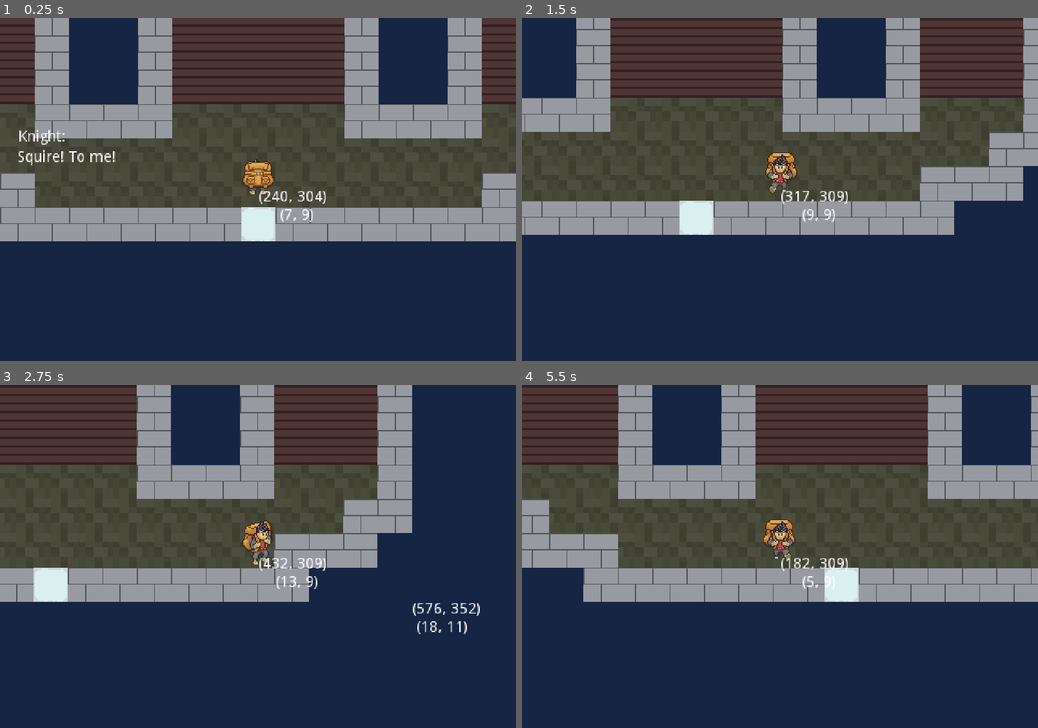
Above: before the commit, frames 1-4 (two rows, left to right).
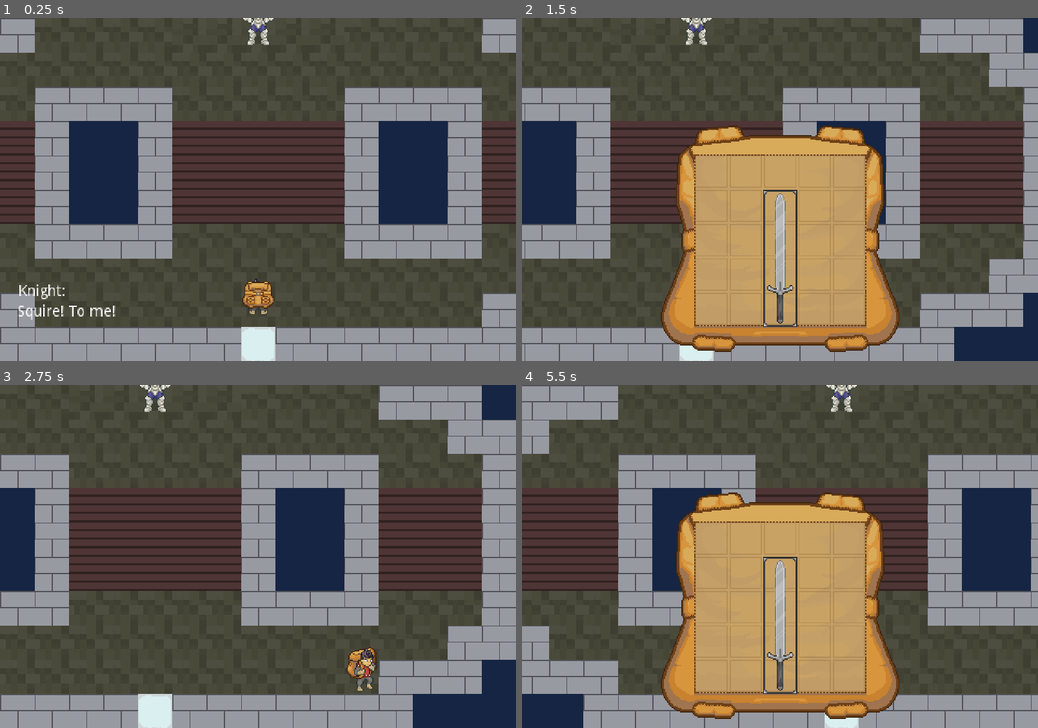
Above: after the commit, the same moments.

Repository: Steaf23/GWJ33
Game: Godot game, scene res://scenes/World.tscn
The game is run twice, just before and just after one commit, with the same random seed, the same clock (stepped at 60 frames per second) and the same inputs.
Inputs (mouse positions are in pixels of both pictures, inside the frame that each line leads up to):
- Up to frame 1 (0.25 s): no input
- Up to frame 2 (1.5 s): tap Enter (ui_accept) at 0.5, 0.77 s; move the mouse to (893, 172) at 0.52 s; press the mouse at (893, 172) at 0.53 s; hold D (ui_right) 0.53-1.28 s; tap E (open_bag) at 0.8, 1.35 s; move the mouse to (676, 206) at 1.27 s; release the mouse at (676, 206) at 1.28 s; hold S (ui_down) from 1.28 s (still down); click (676, 206) at 1.42 s
- Up to frame 3 (2.75 s): tap Enter (ui_accept) at 1.52 s; tap Space (pickup_item) at 1.55 s; move the mouse to (309, 481) at 2.02 s; release S (ui_down) at 2.03 s; hold D (ui_right) from 2.03 s (still down); hold Space (pickup_item) from 2.03 s (still down); click (309, 481) at 2.3 s
- Up to frame 4 (5.5 s): move the mouse to (754, 625) at 2.77 s; release D (ui_right) at 2.78 s; release Space (pickup_item) at 2.78 s; hold W (ui_up) 2.78-3.53 s; click (754, 625) at 2.85 s; tap Enter (ui_accept) at 3.02, 3.77, 4.52 s; tap E (open_bag) at 3.05, 5.3 s; move the mouse to (934, 607) at 3.52 s; hold E (open_bag) 3.53-4.28 s; hold A (ui_left) 3.53-5.03 s; click (934, 607) at 3.67 s; tap Space (pickup_item) at 3.8, 4.35 s; move the mouse to (625, 505) at 4.27 s; click (625, 505) at 4.55 s; move the mouse to (805, 556) at 5.02 s; press the mouse at (805, 556) at 5.03 s; hold S (ui_down) from 5.03 s (still down)

The runs differ from the first frame. In frame 1, 75% of the frame differs, in the area x 0-100%, y 0-100%; in frame 2, 77%; in frame 3, 79%; in frame 4, 79%.

Commit message:
add canvas layers for bag and dialogue

Diff:
--- /dev/null
+++ b/Godot/resources/dialogue_premature_exit.json
@@ -0,0 +1,14 @@
+[
+	[
+	"Knight:",
+	"Saw the look on his face when I pulled out my weapon? No? That's your loss lmao."
+	],
+	[
+	"Knight:",
+	"Uhmm.. Anyways, it's no time to be standing around!",
+	],
+	[
+	"Squire:",
+	"(Yeah, I should look around more to help him out in the next room)"
+	]
+]
--- a/Godot/resources/dialogue_start.json
+++ b/Godot/resources/dialogue_start.json
@@ -23,7 +23,7 @@
 	[
 	"Squire:",
 	"..your hair is great sir.",
-	7
+	3
 	],
 	[
 	"Knight:",
@@ -33,7 +33,7 @@
 	[
 	"Squire:",
 	"...Goblins, sir. It's Goblins.",
-	6
+	3
 	],
 	[
 	"Knight:",
--- a/Godot/scenes/Bag.tscn
+++ b/Godot/scenes/Bag.tscn
@@ -1,10 +1,11 @@
-[gd_scene load_steps=8 format=2]
+[gd_scene load_steps=9 format=2]
 
 [ext_resource path="res://assets/sprites/Tile.png" type="Texture" id=1]
 [ext_resource path="res://assets/sprites/BagInside.png" type="Texture" id=2]
 [ext_resource path="res://scripts/Bag.gd" type="Script" id=3]
 [ext_resource path="res://assets/sprites/Bag_Outside.png" type="Texture" id=4]
 [ext_resource path="res://scenes/HeroEquipment.tscn" type="PackedScene" id=5]
+[ext_resource path="res://scenes/bag_items/SwordBagItem.tscn" type="PackedScene" id=7]
 
 [sub_resource type="TileSet" id=1]
 0/name = "Tile.png 0"
@@ -65,7 +66,7 @@
 [node name="Left" type="Position2D" parent="."]
 position = Vector2( 64, 160 )
 
-[node name="Camera" type="Camera2D" parent="."]
-position = Vector2( 240, 160 )
+[node name="HeroEquipment" parent="." instance=ExtResource( 5 )]
 
-[node name="HeroEquipment" parent="." instance=ExtResource( 5 )]
+[node name="SwordBagItem" parent="." instance=ExtResource( 7 )]
+position = Vector2( 224, 224 )
--- a/Godot/scenes/Dungeon.tscn
+++ b/Godot/scenes/Dungeon.tscn
@@ -1,7 +1,6 @@
-[gd_scene load_steps=5 format=2]
+[gd_scene load_steps=4 format=2]
 
 [ext_resource path="res://scenes/Player.tscn" type="PackedScene" id=1]
-[ext_resource path="res://scenes/RiskHandler.tscn" type="PackedScene" id=2]
 [ext_resource path="res://scripts/Dungeon.gd" type="Script" id=3]
 [ext_resource path="res://scenes/Hero.tscn" type="PackedScene" id=6]
 
@@ -15,5 +14,3 @@
 
 [node name="Player" parent="YSort" instance=ExtResource( 1 )]
 z_index = 100
-
-[node name="RiskHandler" parent="." instance=ExtResource( 2 )]
--- a/Godot/scenes/EquipmentSlot.tscn
+++ b/Godot/scenes/EquipmentSlot.tscn
@@ -1,7 +1,6 @@
-[gd_scene load_steps=5 format=2]
+[gd_scene load_steps=4 format=2]
 
 [ext_resource path="res://scripts/EquipmentSlot.gd" type="Script" id=1]
-[ext_resource path="res://assets/sprites/Ground.png" type="Texture" id=2]
 [ext_resource path="res://assets/sprites/Tile.png" type="Texture" id=3]
 
 [sub_resource type="RectangleShape2D" id=1]
@@ -17,7 +16,6 @@
 texture = ExtResource( 3 )
 
 [node name="Icon" type="Sprite" parent="."]
-texture = ExtResource( 2 )
 centered = false
 offset = Vector2( 0, -8 )
 
--- a/Godot/scenes/Player.tscn
+++ b/Godot/scenes/Player.tscn
@@ -464,14 +464,6 @@
 parameters/Idle/blend_position = Vector2( 0, -0.957055 )
 parameters/Move/blend_position = Vector2( 0, 0 )
 
-[node name="Label" type="Label" parent="."]
-anchor_right = 1.0
-anchor_bottom = 1.0
-align = 1
-__meta__ = {
-"_edit_use_anchors_": false
-}
-
 [node name="Camera" type="Camera2D" parent="."]
 current = true
 script = ExtResource( 3 )
--- a/Godot/scenes/RiskHandler.tscn
+++ /dev/null
@@ -1,8 +0,0 @@
-[gd_scene load_steps=2 format=2]
-
-[ext_resource path="res://scripts/RiskHandler.gd" type="Script" id=2]
-
-[node name="RiskHandler" type="Node2D"]
-script = ExtResource( 2 )
-
-[node name="Sign" type="Sprite" parent="."]
--- a/Godot/scenes/World.tscn
+++ b/Godot/scenes/World.tscn
@@ -11,16 +11,30 @@
 [node name="Dungeon" parent="." instance=ExtResource( 1 )]
 pause_mode = 1
 
-[node name="Bag" parent="." instance=ExtResource( 2 )]
+[node name="BagLayer" type="CanvasLayer" parent="."]
+
+[node name="Bag" parent="BagLayer" instance=ExtResource( 2 )]
 visible = false
+z_index = 1000
 
 [node name="LootTimer" type="Timer" parent="."]
 wait_time = 60.0
 one_shot = true
 
-[node name="Camera2D" type="Camera2D" parent="."]
-position = Vector2( 240, 160 )
-zoom = Vector2( 4, 4 )
+[node name="DialogueLayer" type="CanvasLayer" parent="."]
+
+[node name="ViewportContainer" type="ViewportContainer" parent="."]
+margin_right = 40.0
+margin_bottom = 40.0
+__meta__ = {
+"_edit_use_anchors_": false
+}
+
+[node name="Viewport" type="Viewport" parent="ViewportContainer"]
+size = Vector2( 960, 640 )
+transparent_bg = true
+handle_input_locally = false
+render_target_update_mode = 3
 
 [connection signal="request_item_pickup" from="Dungeon" to="." method="on_dungeon_request_item_pickup"]
 [connection signal="timeout" from="LootTimer" to="Dungeon" method="_on_loot_timeout"]
--- a/Godot/scenes/bag_items/BagItem.tscn
+++ b/Godot/scenes/bag_items/BagItem.tscn
@@ -10,6 +10,7 @@
 shader_param/enabled = false
 
 [node name="BagItem" type="Area2D"]
+z_index = 900
 collision_layer = 2
 collision_mask = 2
 script = ExtResource( 1 )
--- a/Godot/scenes/rooms/RoomStart.tscn
+++ b/Godot/scenes/rooms/RoomStart.tscn
@@ -5,7 +5,7 @@
 [node name="RoomStart" instance=ExtResource( 1 )]
 
 [node name="Ground" parent="." index="0"]
-tile_data = PoolIntArray( 65537, 6, 0, 65538, 6, 0, 65539, 6, 0, 65540, 6, 0, 65541, 6, 0, 65542, 6, 0, 65543, 6, 0, 65544, 6, 0, 65545, 6, 0, 65546, 6, 0, 65547, 6, 0, 65548, 6, …(1445 unchanged characters)…
+tile_data = PoolIntArray( 65537, 6, 0, 65538, 6, 0, 65539, 6, 0, 65540, 6, 0, 65541, -1610612730, 0, 65542, -1610612730, 0, 65543, -1610612730, 0, 65544, -1610612730, 0, 65545, -1610612730, 0, 65546, 6, 0, 65547, 6, 0, 65548, 6, …(1445 unchanged characters)…
 
 [node name="Wall" parent="." index="1"]
 tile_data = PoolIntArray( 0, 0, 0, 1, 0, 0, 2, 0, 0, 3, 0, 0, 4, 0, 0, 5, 0, 0, 6, 0, 0, 7, 7, 0, 8, 0, 0, 9, 0, 0, 10, …(1065 unchanged characters)…
--- a/Godot/scripts/Bag.gd
+++ b/Godot/scripts/Bag.gd
@@ -9,12 +9,9 @@
 signal hero_died()
 
 onready var spawns = [$Left.position, $Right.position, $Top.position]
-onready var camera = $Camera
 onready var heroEquipment = $HeroEquipment
 
 func _process(delta):
-	if held_item == null:
-		pass
 	if current_hp <= 0:
 		emit_signal("hero_died")
 
@@ -37,7 +34,7 @@
 				if held_item != null:
 					held_item.rotateCW()
 
-func _on_ItemBlock_clicked_on(item):
+func on_bagItem_clicked(item):
 	held_item = item
 
 
--- a/Godot/scripts/BagItem.gd
+++ b/Godot/scripts/BagItem.gd
@@ -15,7 +15,7 @@
 onready var collision = $Collision
 
 func _ready():
-	connect("clicked_on", get_parent(), "_on_ItemBlock_clicked_on")
+	connect("clicked_on", get_parent(), "on_bagItem_clicked")
 	connect("equip", get_parent(), "on_item_equip")
 
 func _physics_process(delta):
@@ -29,7 +29,7 @@
 func _on_dropped():
 	picked_up = false
 
-func _on_input_event(viewport, event, shape_idx):
+func _unhandled_input(event):
 	if event is InputEventMouseButton:
 		if event.button_index == 1:
 			if event.is_pressed():
--- a/Godot/scripts/Camera2D.gd
+++ b/Godot/scripts/Camera2D.gd
@@ -47,7 +47,7 @@
 #	add_child(tween)
 #	tween.start()
 #	yield(tween, "tween_completed")
-#	set_limits(limits)
+	set_limits(limits)
 	pass
 
 func smooth_limits(val):
--- a/Godot/scripts/Dungeon.gd
+++ b/Godot/scripts/Dungeon.gd
@@ -12,7 +12,6 @@
 onready var player = $YSort/Player
 onready var hero = $YSort/Hero
 onready var objectList = $YSort
-onready var riskHandler = $RiskHandler
 onready var preload_rooms = []
 onready var current_room
 
@@ -42,9 +41,6 @@
 	hero.collision.disabled = true
 	emit_signal("request_item_pickup", null)
 	# prevent the same room to be generated twice in a row
-	var new_room = instance_random_room()
-	while new_room.id == current_room.id:
-		new_room = instance_random_room()
 
 	var tween = player.move_to(Vector2(current_room.door_entrance.x, player.position.y), .5)
 	yield(tween, "tween_completed")
@@ -52,6 +48,11 @@
 	tween = player.move_to(player.position, 2)
 	# ADD BATTLE MUSIC STUFF HERE
 	yield(tween, "tween_completed")
+
+	current_room.open_door()
+	var new_room = instance_random_room()
+	while new_room.id == current_room.id:
+		new_room = instance_random_room()
 	setup_room(new_room)
 	current_room.open_door()
 	tween = player.move_to(Vector2(player.position.x, current_room.door_exit.y), 1)
@@ -63,12 +64,13 @@
 func setup_start_room():
 	var starting_room = load("res://scenes/rooms/RoomStart.tscn").instance()
 	objectList.add_child(starting_room)
+
 	starting_room.position = Vector2(0, 0)
 	starting_room.set_room_extents()
 
+	player.camera.set_new_limits(starting_room.limits)
 	hero.position = starting_room.door_entrance + Vector2(0, 32)
 	current_room = starting_room
-
 	return starting_room
 
 func setup_room(new_room):
@@ -78,6 +80,7 @@
 	new_room.position.y = new_room.position.y - 32 - ROOM_DISTANCE
 #		current_room.queue_free()
 	new_room.set_room_extents()
+
 	player.camera.set_new_limits(new_room.limits)
 	hero.position = new_room.door_entrance + Vector2(0, 32)
 	hero.collision.disabled = false
--- a/Godot/scripts/EquipmentSlot.gd
+++ b/Godot/scripts/EquipmentSlot.gd
@@ -24,7 +24,7 @@
 	return "fail"
 
 func unequip():
-	icon.texture = load("res://assets/sprites/Ground.png")
+	icon.texture = null
 	var bag_item = ItemConverter.create_bag_item(item_id)
 	item_id = ""
 	return bag_item
--- a/Godot/scripts/Player.gd
+++ b/Godot/scripts/Player.gd
@@ -6,7 +6,6 @@
 
 onready var animationTree = $AnimationTree
 onready var animationState = animationTree.get("parameters/playback")
-onready var label = $Label
 onready var camera = $Camera
 
 var automoving = false
@@ -57,9 +56,6 @@
 	elif show_bag:
 		set_animation(Vector2.UP, "Idle")
 
-	label.text = "(%d, %d) \n (%d, %d)" % [position.x, position.y, position.x / 32, position.y / 32]
-
-
 func _unhandled_key_input(event):
 	if event.is_action_pressed("pickup_item"):
 		emit_signal("request_pickup")
--- a/Godot/scripts/RiskHandler.gd
+++ /dev/null
@@ -1,9 +0,0 @@
-extends Node2D
-
-# display upcoming risk
-
-# evaulate_equipment
-
-export var warning_id = "default"
-
-onready var sign_sprite = $Sign
--- a/Godot/scripts/World.gd
+++ b/Godot/scripts/World.gd
@@ -5,15 +5,16 @@
 onready var textBox = preload("res://scenes/TextBox.tscn")
 
 var previous_state
-var current_state = State.BATTLE setget set_state
+var current_state = State.LOOT setget set_state
 var show_bag = false
 
 var first_time = true
 
 onready var dungeon = $Dungeon
 onready var player = $Dungeon/YSort/Player
-onready var bag = $Bag
+onready var bag = $BagLayer/Bag
 onready var lootTimer = $LootTimer
+onready var dialogueLayer = $DialogueLayer
 
 func _enter_tree():
 	randomize()
@@ -87,10 +88,8 @@
 	get_tree().paused = true
 	Physics2DServer.set_active(true)
 
-	dungeon.visible = false
 	bag.visible = true
-	player.camera.current = false
-	bag.camera.current = true
+
 	player.show_bag = true
 	set_state(State.BAG if !show_hero else State.HERO)
 
@@ -98,10 +97,7 @@
 	bag.hide_equipment()
 	get_tree().paused = false
 
-	dungeon.visible = true
 	bag.visible = false
-	bag.camera.current = false
-	player.camera.current = true
 
 	player.show_bag = false
 	dungeon.drop_items_from_player(bag.close())
@@ -124,14 +120,13 @@
 	get_tree().reload_current_scene()
 
 func on_dungeon_start_battle():
+	set_state(State.HERO)
 	if first_time:
 		first_time = false
 		yield(start_dialogue("start"), "completed")
-		dungeon.force_next_room()
-		start_loot()
-		return
 	if lootTimer.time_left > 0:
 		# confirmation dialogue since time isnt up yet yield answer from player?
+		yield(start_dialogue("premature_exit"), "completed")
 		return
 	lootTimer.stop()
 	dungeon.force_next_room()
@@ -146,9 +141,10 @@
 	player.freeze = true
 	var test_text = textBox.instance()
 	test_text.dialogue = "res://resources/dialogue_" + dialogue_name + ".json"
-	add_child(test_text)
+	dialogueLayer.add_child(test_text)
 	yield(test_text, "dialogue_completed")
 	player.freeze = false
+	set_state(previous_state)
 
 func set_state(new_state):
 	previous_state = current_state
Not shown, changed: Godot/roadblocks.txt
Not shown, changed: Godot/export/favicon.png
Not shown, changed: Godot/export/index.pck
